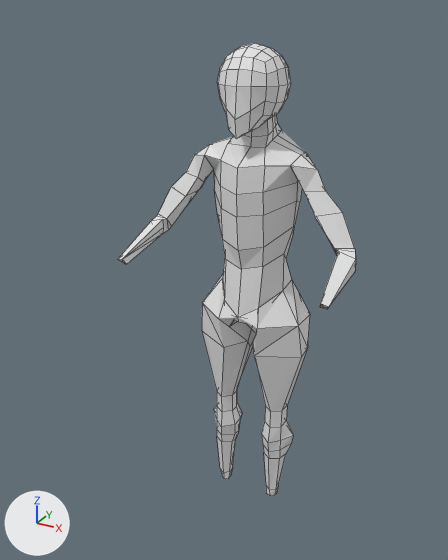
An edit to the Blender file model.blend, drawn before and after from the same camera.
Both versions are drawn from a 50 mm camera at (13.5, -26.9, 3.3) aimed at (-1.1, -0.3, -10.0). Lighting does not change. The marker at lower left points along +X, +Y and +Z. Mesh edges are drawn as thin lines.
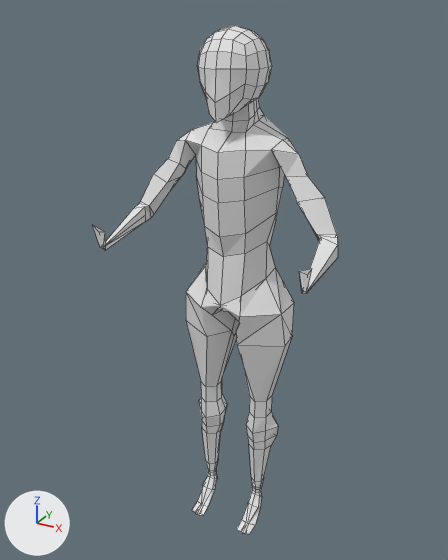
Boxes (x1, y1, x2, y2) around the edits, measured in the pictures (448 x 560 px; the box of a moved part takes in the faces that stretch with it):
```json
{"object": "Cube", "change": "reshaped, moved", "before": [117, 43, 356, 496], "after": [92, 26, 338, 534], "on screen": "12% taller"}
{"part": 1, "of": "me_cube_001", "change": "moved or reshaped", "before": [117, 219, 356, 309], "after": [92, 207, 338, 294]}
{"part": 2, "of": "me_cube_001", "change": "built on", "after": [192, 469, 262, 534]}
```

The change, as JSON lines over the scene's bpy script:
```json
{"block": "me_cube_001", "where": "# used by ob_cube; location = (0.14, 0.42, 0.04)"}
{"op": "remove", "block": "me_cube_001", "code": "me_cube_001.from_pydata(...)  # 224 vertices, 214 faces, 3 loose edges; spans x 0.0..5.8, y -3.9..2.5, z -24.2..1.7"}
{"op": "add", "block": "me_cube_001", "code": "me_cube_001.from_pydata(...)  # 268 vertices, 257 faces, 3 loose edges; spans x 0.0..5.8, y -4.0..2.5, z -26.4..1.7"}
{"block": "me_cube_001", "change": "me_cube_001 part 1"}
{"block": "me_cube_001", "change": "1 vertex is removed from x 5.5, y -3.8, z -8.8"}
{"block": "me_cube_001", "change": "4 faces are deleted"}
{"block": "me_cube_001", "change": "4 vertices move from x 5.3..5.7, y -3.9..-3.5, z -9.0..-8.5 to x 5.4..5.6, y -3.9..-3.6, z -8.9..-8.6"}
{"block": "me_cube_001", "change": "3 vertices are added at (5.2, -3.8, -7.8), (5.6, -3.8, -7.9), (5.8, -4.0, -7.5)"}
{"block": "me_cube_001", "change": "5 new faces join them"}
{"block": "me_cube_001", "change": "me_cube_001 part 2"}
{"block": "me_cube_001", "change": "1 face is deleted"}
{"block": "me_cube_001", "change": "42 vertices are added at x 1.2..2.1, y -1.6..0.7, z -26.4..-24.3"}
{"block": "me_cube_001", "change": "43 new faces join them"}
{"op": "set", "path": "ob_cube.location", "old": "(0.14, 0.42, 0.04)", "new": "(-0.6, -0.14, 0.79)"}
```
